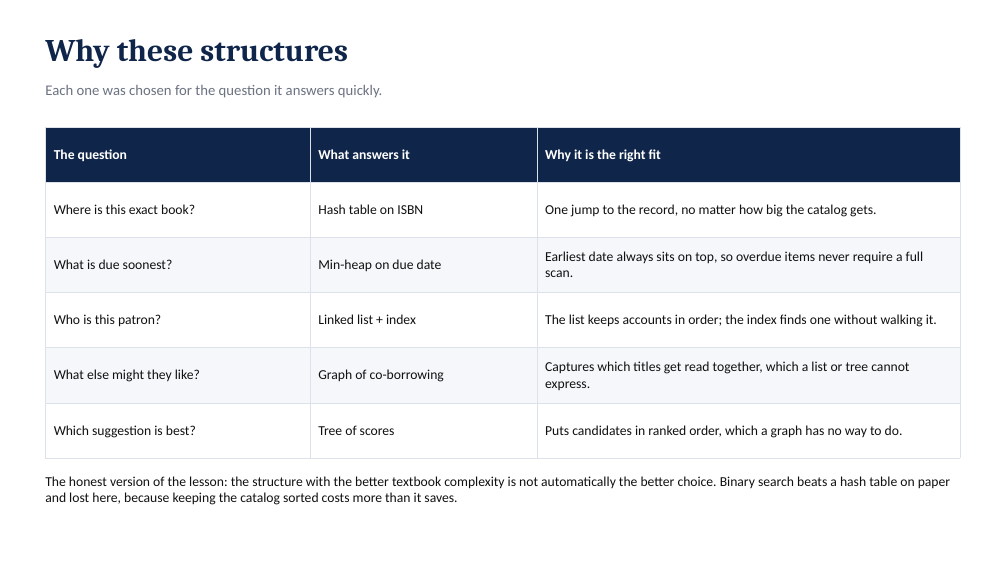
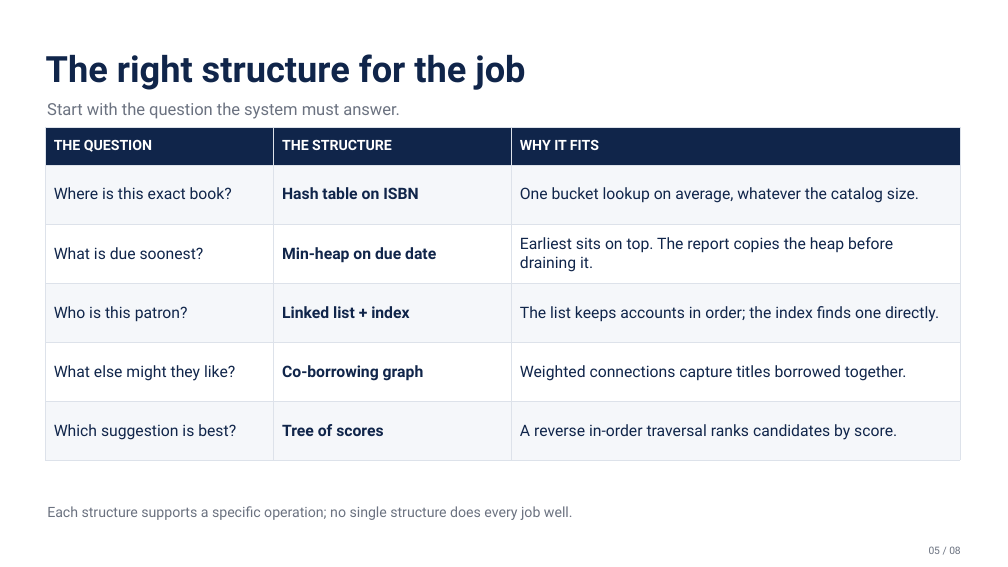
Before and after one commit to peliterm/smart-library-management-system, a slide deck: slide 5 of MP_CPSC315_Presentation.pptx. Drawn at 1008x567 pixels with LibreOffice and Linux fonts; fonts in the diff are those of the drawing. Boxes give left, top, right and bottom in pixels: in the first picture for what was removed or moved away, otherwise in the second. Text is boxed around its words. In the diff, an @@ line names an element or a change of style, - is before the commit and + after.

```diff
--- a/MP_CPSC315_Presentation.pptx
+++ b/MP_CPSC315_Presentation.pptx
@@ text "The right structure for the ..." at [46,54,525,90]: vertical alignment middle to top @@
@@ text at [46,54,525,90]: text changed; size 30 to 34.5 pt; font Cambria to Roboto @@
-Why these structures
+The right structure for the job
@@ text at [47,102,400,119]: text changed; size 14 to 15.8 pt; font Calibri to Roboto @@
-Each one was chosen for the question it answers quickly.
+Start with the question the system must answer.
@@ text "Start with the question the ..." at [47,102,400,119]: vertical alignment middle to top @@
@@ table at [45,127,960,444] @@
-row 1: The question | What answers it | Why it is the right fit
+row 1: THE QUESTION | THE STRUCTURE | WHY IT FITS
-row 2, column 3: One jump to the record, no matter how big the catalog gets.
+row 2, column 3: One bucket lookup on average, whatever the catalog size.
-row 3, column 3: Earliest date always sits on top, so overdue items never require a full scan.
+row 3, column 3: Earliest sits on top. The report copies the heap before draining it.
-row 4, column 3: The list keeps accounts in order; the index finds one without walking it.
+row 4, column 3: The list keeps accounts in order; the index finds one directly.
-row 5, column 2: Graph of co-borrowing
+row 5, column 2: Co-borrowing graph
-row 5, column 3: Captures which titles get read together, which a list or tree cannot express.
+row 5, column 3: Weighted connections capture titles borrowed together.
-row 6, column 3: Puts candidates in ranked order, which a graph has no way to do.
+row 6, column 3: A reverse in-order traversal ranks candidates by score.
@@ fill #FFFFFF to #F5F7FA in 9 cells @@
@@ fill #F5F7FA to #FFFFFF in 6 cells @@
@@ size 13 to 15 pt, font Calibri to Roboto, text colour #111111 to #10254A in "Where is this exact book?", "Hash table on ISBN", "What is due soonest?", "Min-heap on due date" and 5 more places @@
@@ bold on in "Hash table on ISBN", "Min-heap on due date", "Linked list + index", "Tree of scores" @@
@@ line spacing 1 to 1.03 @@
@@ text at [47,506,573,520]: text changed; size 13 to 13.5 pt; font Calibri to Roboto; text colour #111111 to #6B7280 @@
-The honest version of the lesson: the structure with the better textbook complexity is not automatically the better choice. Binary search beats a hash table on paper and lost here, because keeping the catalog sorted costs more than it saves.
+Each structure supports a specific operation; no single structure does every job well.
@@ text added at [929,546,961,554], 9.8 pt, text #6B7280 @@
+05 / 08
```
Also in this commit, not shown: 4 other slides changed, 3 slides added, 3 slides removed, 43 other files.
